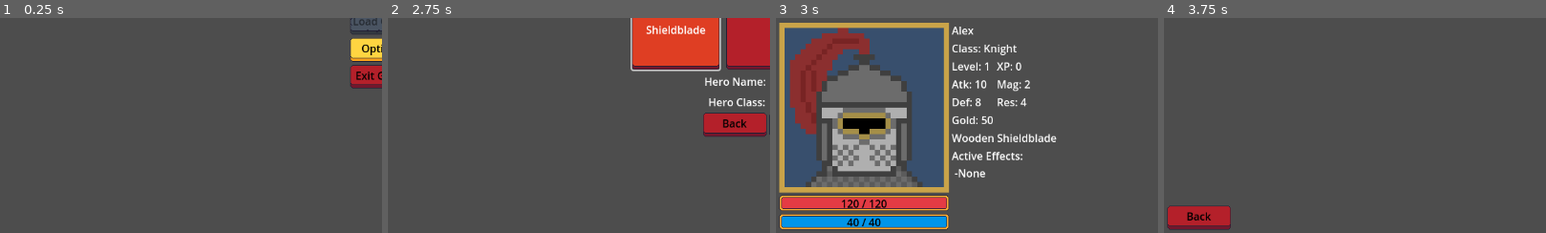
Above: before the commit, frames 1-4 (left to right).
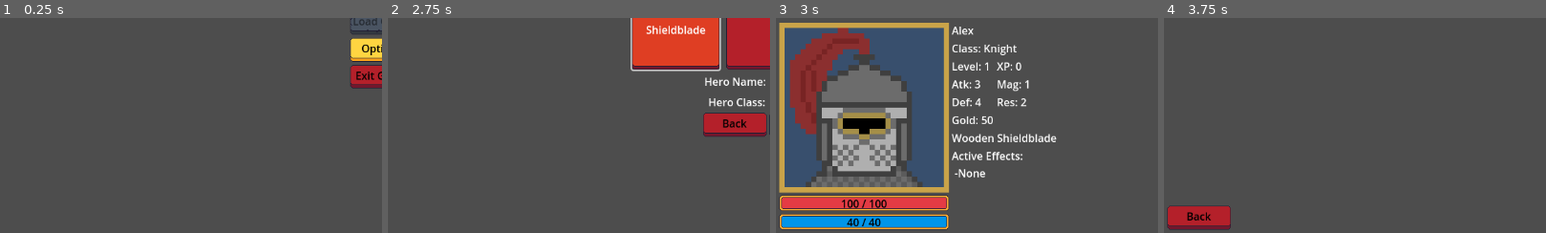
Above: after the commit, the same moments.

Repository: navtges3/PixelValley
Game: Godot game, scene res://scenes/ui/screens/main_menu_screen.tscn
Same seed, same stepped clock (60 frames per second), same inputs: the game is played once before the commit and once after it.
Inputs (mouse positions are % of the whole screen's width and height, from its top left):
- Up to frame 1 (0.25 s): no input
- Up to frame 2 (2.75 s): click "New Game" at 0.5 s; click (56, 65) at 1.27 s; type "Alex" at 1.35 s; click (38, 42) at 2.02 s
- Up to frame 3 (3 s): click "Create Hero" at 2.75 s
- Up to frame 4 (3.75 s): click "Quests" at 3.5 s
The pictures show only the part of the screen within x 0-50%, y 50-100%; the shares and areas given below are measured in that part.

Frames 1-2 are identical in both runs. In frame 3, 0.3% of the frame differs, in the area x 18-67%, y 28-89%; in frame 4, nothing differs.

Commit message:
Balanced hero starting stats

Diff:
--- a/resources/heroes/assassin.tres
+++ b/resources/heroes/assassin.tres
@@ -36,15 +36,14 @@
 current_nrg = 60
 max_hp = 80
 max_nrg = 60
-attack = 12
-magic = 4
-defense = 4
-resistance = 3
+attack = 5
+magic = 1
+defense = 2
+resistance = 2
 metadata/_custom_type_script = "uid://hxleldka7y06"
 
 [resource]
 script = ExtResource("1_iafiy")
-hero_class = "Assassin"
 inventory = SubResource("Resource_0t77m")
 portrait = ExtResource("1_doq74")
 stat_block = SubResource("Resource_3wgu5")
--- a/resources/heroes/knight.tres
+++ b/resources/heroes/knight.tres
@@ -32,14 +32,14 @@
 
 [sub_resource type="Resource" id="Resource_wwsut"]
 script = ExtResource("5_j6mr1")
-current_hp = 120
+current_hp = 100
 current_nrg = 40
-max_hp = 120
+max_hp = 100
 max_nrg = 40
-attack = 10
-magic = 2
-defense = 8
-resistance = 4
+attack = 3
+magic = 1
+defense = 4
+resistance = 2
 metadata/_custom_type_script = "uid://hxleldka7y06"
 
 [resource]
--- a/resources/heroes/princess.tres
+++ b/resources/heroes/princess.tres
@@ -33,13 +33,13 @@
 [sub_resource type="Resource" id="Resource_qej26"]
 script = ExtResource("9_m6u1q")
 current_hp = 90
-current_nrg = 100
+current_nrg = 80
 max_hp = 90
-max_nrg = 100
-attack = 3
-magic = 12
-defense = 3
-resistance = 8
+max_nrg = 80
+attack = 1
+magic = 4
+defense = 2
+resistance = 3
 metadata/_custom_type_script = "uid://hxleldka7y06"
 
 [resource]
